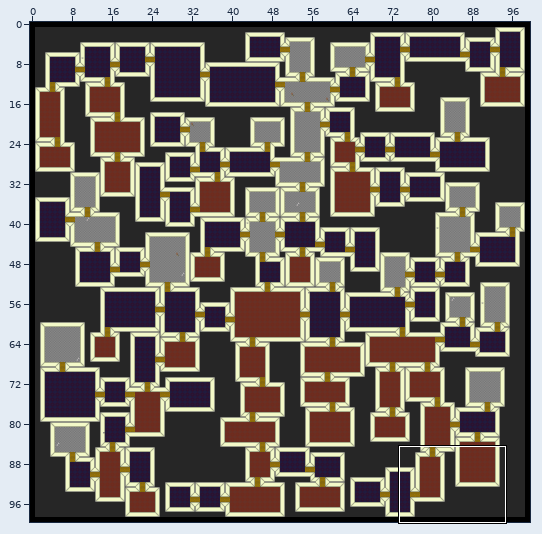
One commit to this Tiled map: desktop/Maps/test.tmx. Above, an overview of the earlier version with the close-up marked.
Close-up. Before:
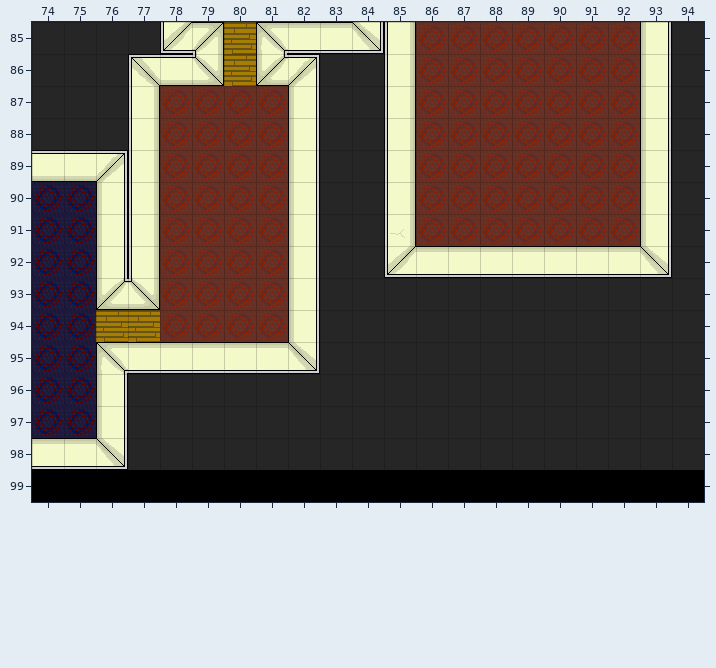
Cells are 32x32 px. Shown: x 74..94, y 85..99. The commit also changed other parts of the map, which this record leaves out.
New version:
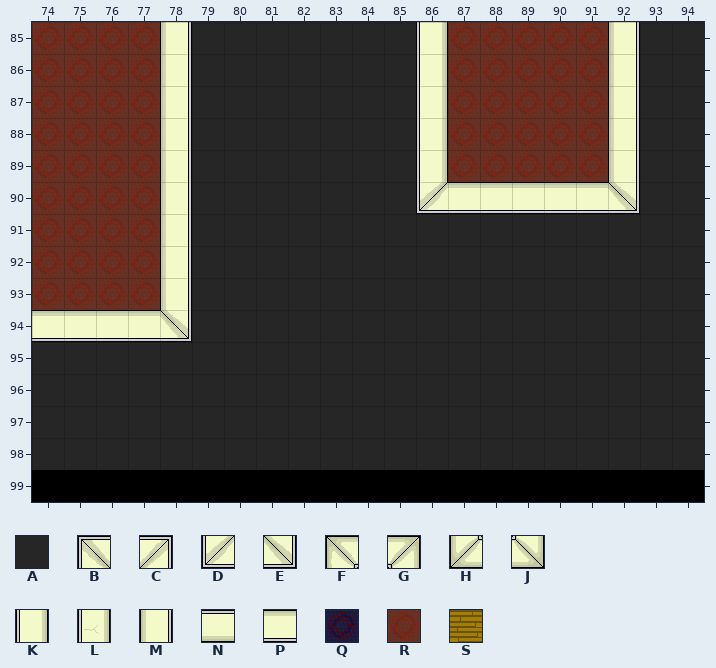
Key: from "Office01": A 0, B 2, C 3, D 4, E 5, F 6, G 7, H 8, J 9, K 10, L 12, M 20, N 30, P 40, Q 60, R 70, S 99.
_ is an empty cell.
The edit:
{"where": "layer \"tileLayer\""}
{"y":85,"x":74,"old":"AAAADGSFPPEKR","new":"RRRRMAAAAAAAK"}
{"y":85,"x":92,"old":"RM","new":"MA"}
{"y":86,"x":74,"old":"AAABNJSHC","new":"RRRRMAAAA"}
{"y":86,"x":85,"old":"KR","new":"AK"}
{"y":86,"x":92,"old":"RM","new":"MA"}
{"y":87,"x":74,"old":"AAAKRRRRM","new":"RRRRMAAAA"}
{"y":87,"x":85,"old":"KR","new":"AK"}
{"y":87,"x":92,"old":"RM","new":"MA"}
{"y":88,"x":74,"old":"AAAKRRRRM","new":"RRRRMAAAA"}
{"y":88,"x":85,"old":"KR","new":"AK"}
{"y":88,"x":92,"old":"RM","new":"MA"}
{"y":89,"x":74,"old":"NNCKRRRRM","new":"RRRRMAAAA"}
{"y":89,"x":85,"old":"KR","new":"AK"}
{"y":89,"x":92,"old":"RM","new":"MA"}
{"y":90,"x":74,"old":"QQMKRRRRM","new":"RRRRMAAAA"}
{"y":90,"x":85,"old":"KRRRRRRRM","new":"ADPPPPPEA"}
{"y":91,"x":74,"old":"QQMKRRRRM","new":"RRRRMAAAA"}
{"y":91,"x":85,"old":"LRRRRRRRM","new":"AAAAAAAAA"}
{"y":92,"x":74,"old":"QQMKRRRRM","new":"RRRRMAAAA"}
{"y":92,"x":85,"old":"DPPPPPPPE","new":"AAAAAAAAA"}
{"y":93,"x":74,"old":"QQHJRRRRM","new":"RRRRMAAAA"}
{"y":94,"x":74,"old":"QQSSRRRRM","new":"PPPPEAAAA"}
{"y":95,"x":74,"old":"QQFPPPPPE","new":"AAAAAAAAA"}
{"y":96,"x":74,"old":"QQM","new":"AAA"}
{"y":97,"x":74,"old":"QQM","new":"AAA"}
{"y":98,"x":74,"old":"PPE","new":"AAA"}
{"label":"changed","picture_box":[32,22,672,470]}
